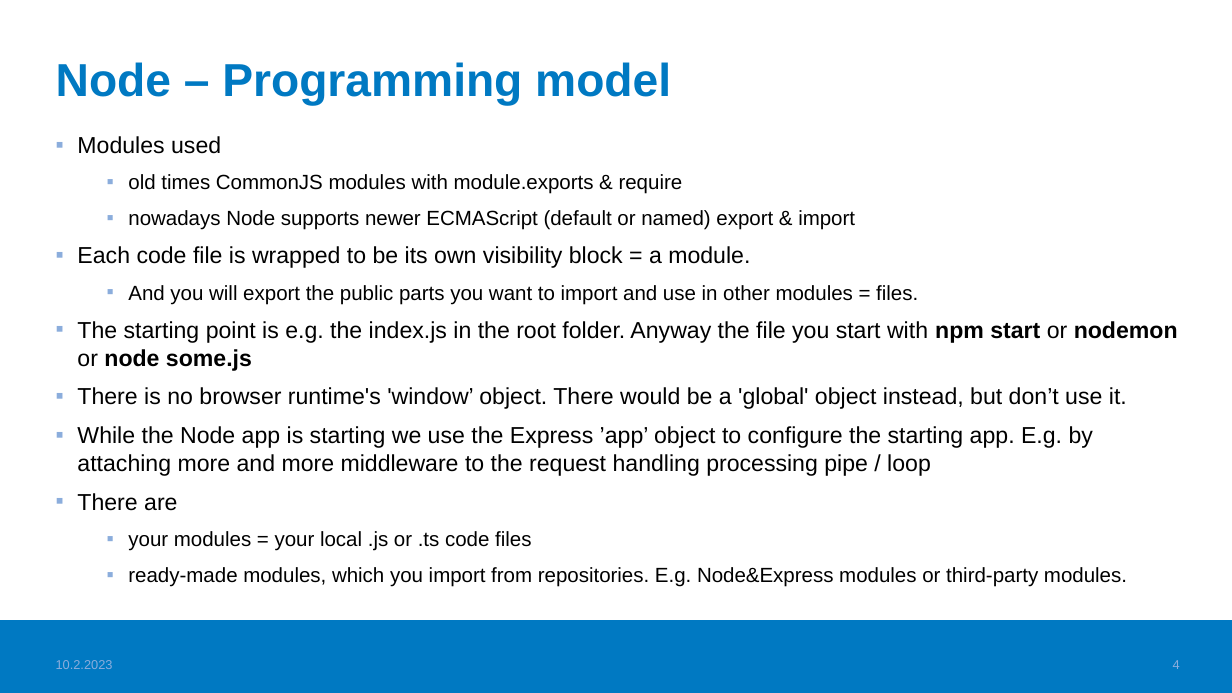
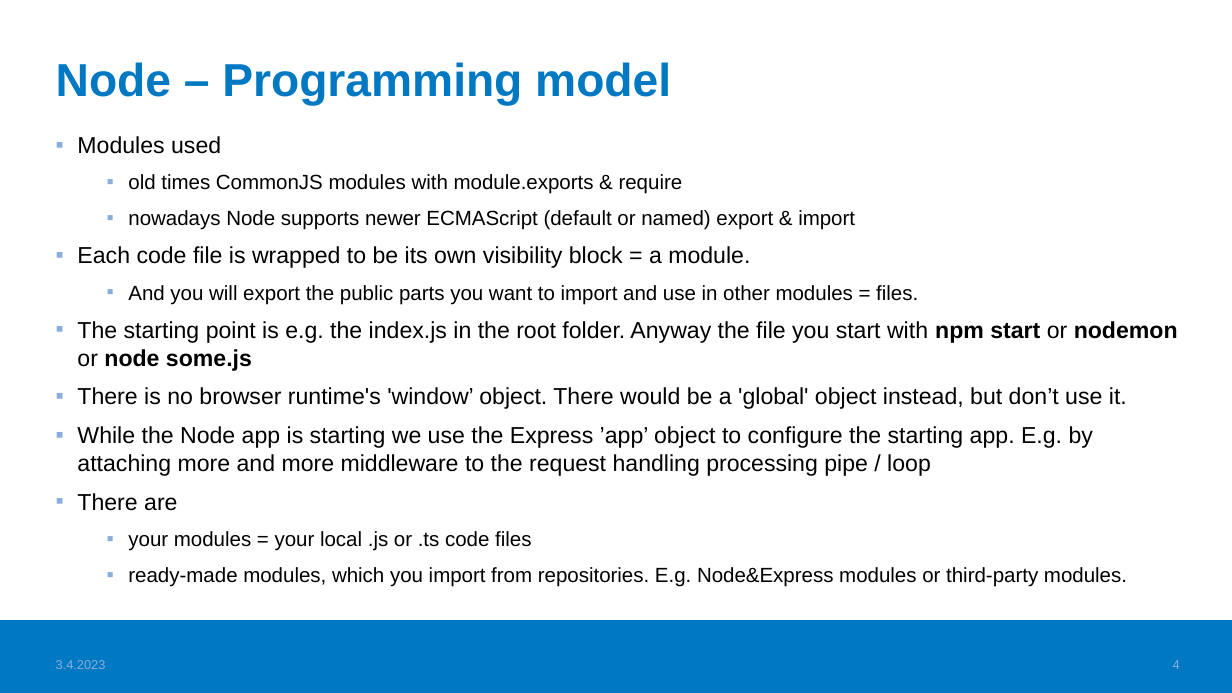
Before and after one commit to haagahelia/ohke-teknologiat, a slide deck: slide 4 of 05_es6_node/NodeJS_demo/02_nodejs/NodeJS.pptx. Drawn at 1232x693 pixels with LibreOffice and Linux fonts; fonts in the diff are those of the drawing; background and template pictures are left out. Boxes give left, top, right and bottom in pixels: in the first picture for what was removed or moved away, otherwise in the second. Text is boxed around its words. In the diff, an @@ line names an element or a change of style, - is before the commit and + after.

```diff
--- a/05_es6_node/NodeJS_demo/02_nodejs/NodeJS.pptx
+++ b/05_es6_node/NodeJS_demo/02_nodejs/NodeJS.pptx
@@ text at box(56, 660, 106, 669): text changed @@
-10.2.2023
+3.4.2023
```
Also in this commit, not shown: 7 other slides changed, 1 slide added, 1 other file.
